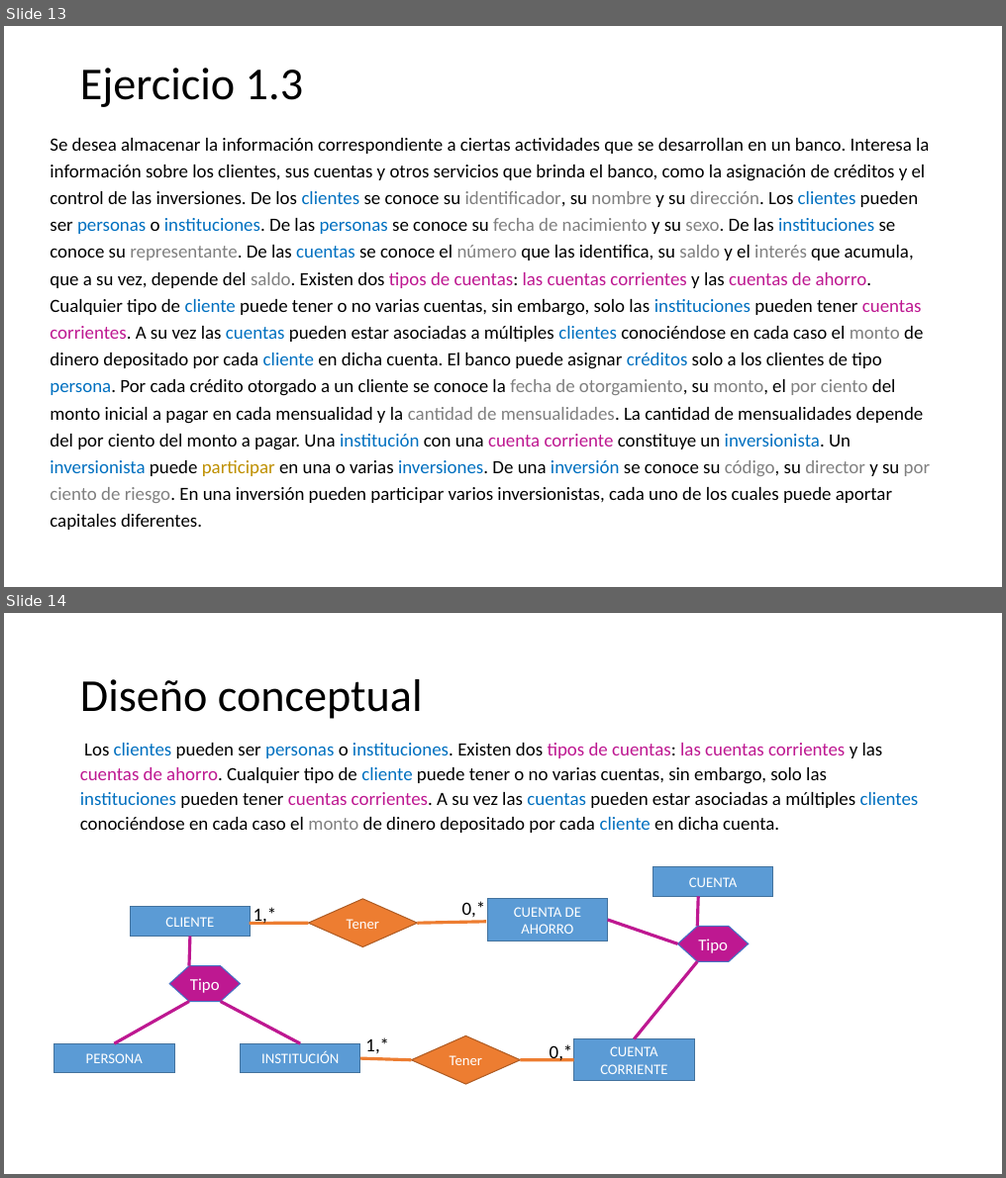
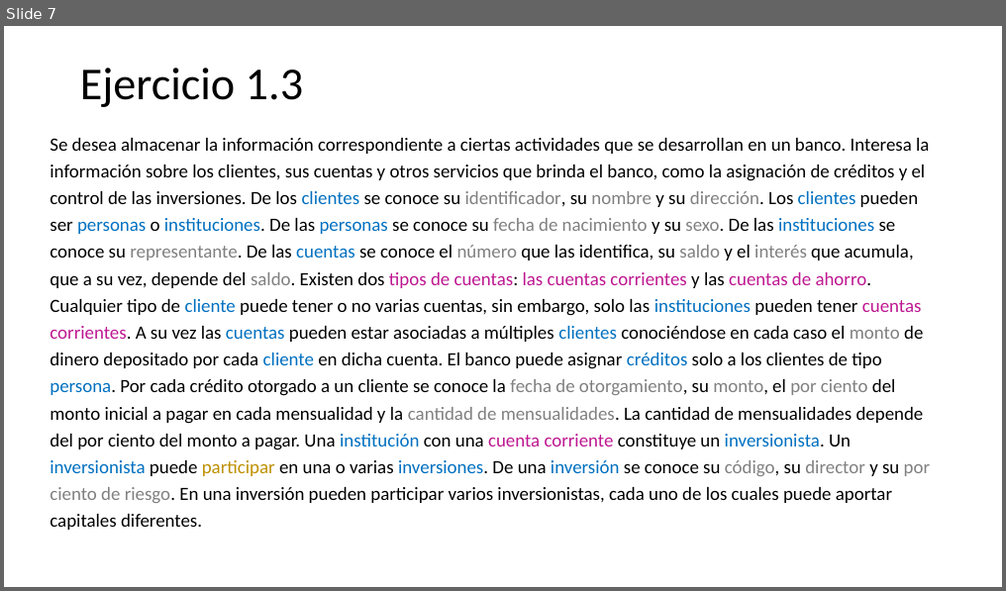
Before and after one commit to anuno61044/Computer-Science-UH, a slide deck: base_de_datos_I/clases_practicas/LAB_02 (solution).pptx. Shown one above the other, each under a label of ours: slides 13 and 14 before the commit, slide 7 after it. The pictures are 1006x1178 and 1006x591 pixels, drawn with LibreOffice and Linux fonts; fonts in the diff are those of the drawing. Boxes give left, top, right and bottom in pixels: in the first picture for what was removed or moved away, otherwise in the second. Text is boxed around its words. In the diff, an @@ line names an element or a change of style, - is before the commit and + after.

```diff
--- a/base_de_datos_I/clases_practicas/LAB_02 (solution).pptx
+++ b/base_de_datos_I/clases_practicas/LAB_02 (solution).pptx
@@ slide 14 removed at bbox=[4, 613, 1002, 1174], background #FFFFFF @@
@@ title removed at bbox=[80, 679, 423, 719] @@
-Diseño conceptual
@@ text removed at bbox=[80, 743, 919, 833] @@
-Los clientes pueden ser personas o instituciones. Existen dos tipos de cuentas: las cuentas corrientes y las cuentas de ahorro. Cualquier tipo de cliente puede tener o no varias cuentas, sin embargo, solo las instituciones pueden tener cuentas corrientes. A su vez las cuentas pueden estar asociadas a múltiples clientes conociéndose en cada caso el monto de dinero depositado por cada cliente en dicha cuenta.
@@ rectangle removed at bbox=[653, 867, 773, 897] @@
-CUENTA
@@ rectangle removed at bbox=[130, 906, 251, 936] @@
-CLIENTE
@@ text removed at bbox=[253, 907, 277, 925] @@
-1,*
@@ diamond removed at bbox=[309, 899, 417, 947] @@
-Tener
@@ text removed at bbox=[462, 901, 486, 921] @@
-0,*
@@ rectangle removed at bbox=[487, 899, 608, 941] @@
-CUENTA DE AHORRO
@@ line removed from (699, 897) to (697, 927) @@
@@ line removed from (190, 937) to (189, 966) @@
@@ line removed from (309, 923) to (250, 924) @@
@@ line removed from (486, 922) to (417, 923) @@
@@ line removed from (608, 920) to (678, 944) @@
@@ hexagon removed at bbox=[678, 927, 748, 961] @@
-Tipo
@@ hexagon removed at bbox=[169, 966, 240, 1001] @@
-Tipo
@@ line removed from (635, 1040) to (697, 961) @@
@@ line removed from (114, 1045) to (189, 1001) @@
@@ line removed from (300, 1045) to (221, 1001) @@
@@ rectangle removed at bbox=[54, 1045, 174, 1073] @@
-PERSONA
@@ rectangle removed at bbox=[240, 1045, 360, 1073] @@
-INSTITUCIÓN
@@ text removed at bbox=[365, 1038, 389, 1058] @@
-1,*
@@ diamond removed at bbox=[411, 1036, 520, 1084] @@
-Tener
@@ text removed at bbox=[549, 1045, 573, 1062] @@
-0,*
@@ rectangle removed at bbox=[573, 1040, 694, 1081] @@
-CUENTA CORRIENTE
@@ line removed from (411, 1060) to (360, 1059) @@
@@ line removed from (573, 1059) to (521, 1060) @@
@@ what was slide 13 is now slide 7 @@
```
Also in this commit, not shown: 4 slides changed, 6 other slides removed, 7 other files.
